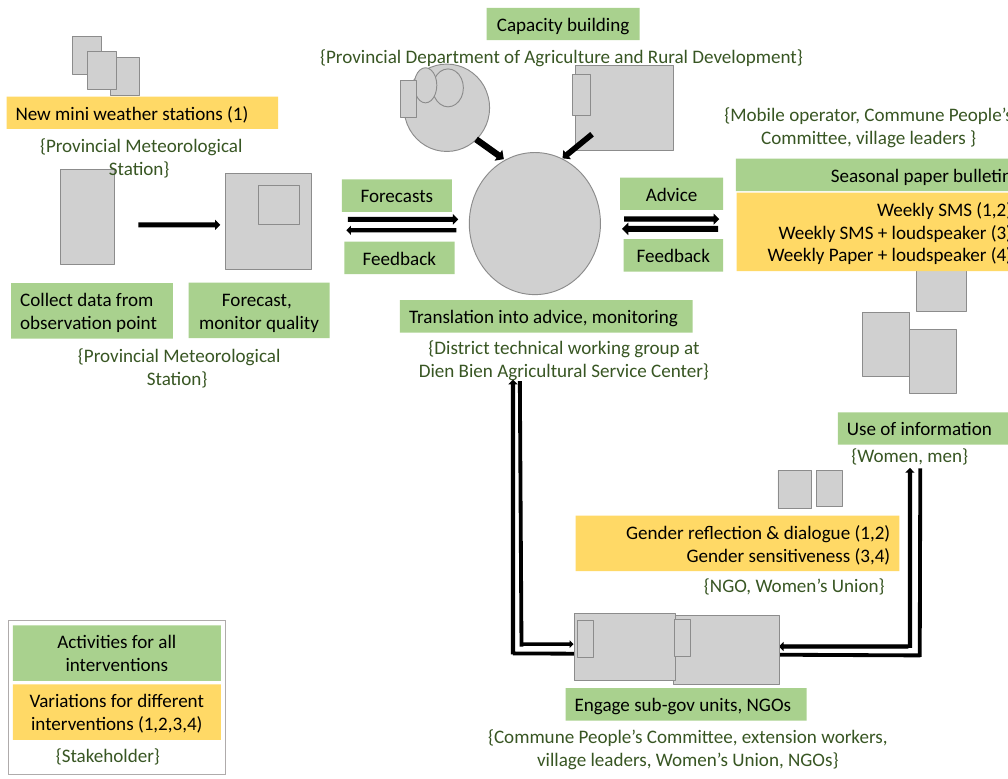
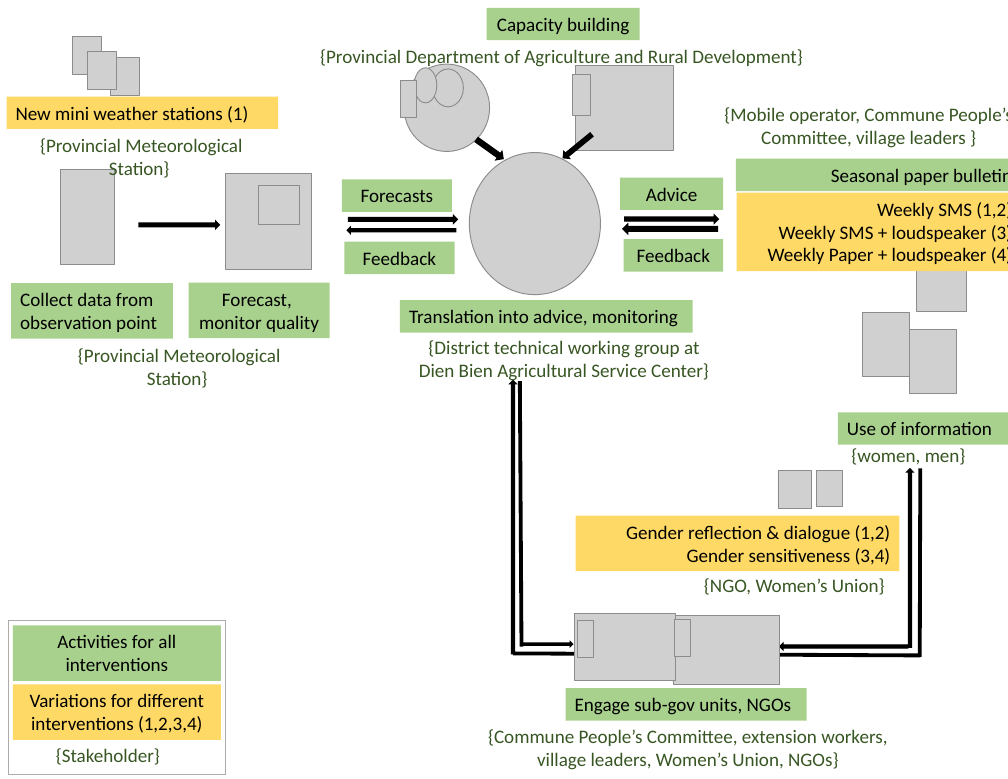
Before and after one commit to ThiThuGiangLuu/ACS-Decision-Analysis, a slide deck: slide 1 of Figures/Fig3-Intervention.pptx. Drawn at 1008x779 pixels with LibreOffice and Linux fonts; fonts in the diff are those of the drawing; grey boxes stand for pictures; background and template pictures are left out. Boxes give left, top, right and bottom in pixels: in the first picture for what was removed or moved away, otherwise in the second. Text is boxed around its words. In the diff, an @@ line names an element or a change of style, - is before the commit and + after.

```diff
--- a/Figures/Fig3-Intervention.pptx
+++ b/Figures/Fig3-Intervention.pptx
@@ text at (851,448,966,465): text changed @@
-{Women, men}
+{women, men}
```
Also in this commit, not shown: 5 other files.
